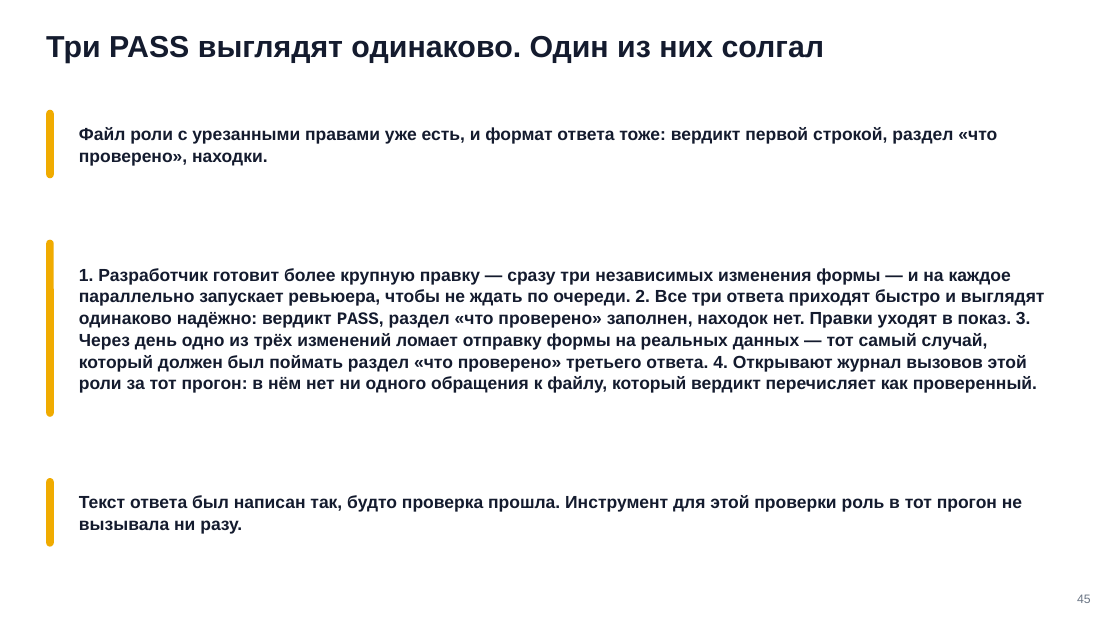
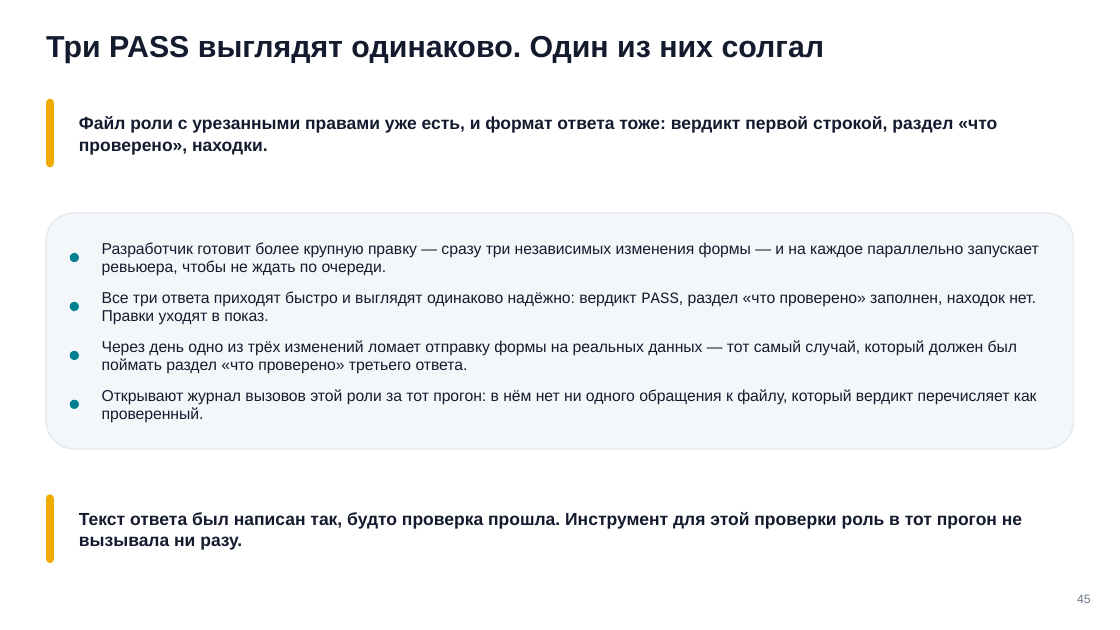
Before and after one commit to tellina-study/AI-usage-lessons, a slide deck: slide 45 of library/seminars/sem-06/rendered/sem-06.pptx. Drawn at 1120x630 pixels with LibreOffice and Linux fonts; fonts in the diff are those of the drawing. Boxes give left, top, right and bottom in pixels: in the first picture for what was removed or moved away, otherwise in the second. Text is boxed around its words. In the diff, an @@ line names an element or a change of style, - is before the commit and + after.

Commit message:
#225 Семинар 6: круг правок по трём прожаркам закрыт — лестница приоритетов исправлена по первоисточнику, красный убран, формы разведены, опора переведена на репозиторий студента

```diff
--- a/library/seminars/sem-06/rendered/sem-06.pptx
+++ b/library/seminars/sem-06/rendered/sem-06.pptx
@@ rounded rectangle: place and size @@
-rounded rectangle at box(46, 110, 54, 179)
+rounded rectangle at box(46, 99, 54, 168)
@@ text "Файл роли с урезанными правами ...": place and size @@
-text "Файл роли с урезанными правами ..." at box(79, 127, 997, 166)
+text "Файл роли с урезанными правами ..." at box(79, 116, 997, 155)
@@ rounded rectangle removed at box(46, 239, 54, 417) @@
@@ rounded rectangle added at box(46, 213, 1074, 449), fill #F4F7FA, outline #E5EAF0 1.2 pt @@
@@ rounded rectangle added at box(70, 253, 79, 262), fill #028090 @@
@@ text added at box(102, 242, 1039, 276), 13.5 pt, text #141B2E @@
+Разработчик готовит более крупную правку — сразу три независимых изменения формы — и на каждое параллельно запускает ревьюера, чтобы не ждать по очереди.
@@ text added at box(102, 291, 1036, 325), 13.5 pt, text #141B2E @@
+Все три ответа приходят быстро и выглядят одинаково надёжно: вердикт PASS, раздел «что проверено» заполнен, находок нет. Правки уходят в показ.
@@ rounded rectangle added at box(70, 302, 79, 311), fill #028090 @@
@@ rounded rectangle added at box(70, 351, 79, 360), fill #028090 @@
@@ text at box(102, 340, 1017, 374): text changed; size 15 to 13.5 pt; bold off @@
-1. Разработчик готовит более крупную правку — сразу три независимых изменения формы — и на каждое параллельно запускает ревьюера, чтобы не ждать по очереди. 2. Все три ответа приходят быстро и выглядят одинаково надёжно: вердикт PASS, раздел «что проверено» заполнен, находок нет. Правки уходят в показ. 3. Через день одно из трёх изменений ломает отправку формы на реальных данных — тот самый случай, который должен был поймать раздел «что проверено» третьего ответа. 4. Открывают журнал вызовов этой роли за тот прогон: в нём нет ни одного обращения к файлу, который вердикт перечисляет как проверенный.
+Через день одно из трёх изменений ломает отправку формы на реальных данных — тот самый случай, который должен был поймать раздел «что проверено» третьего ответа.
@@ text added at box(102, 389, 1037, 423), 13.5 pt, text #141B2E @@
+Открывают журнал вызовов этой роли за тот прогон: в нём нет ни одного обращения к файлу, который вердикт перечисляет как проверенный.
@@ rounded rectangle added at box(70, 400, 79, 409), fill #028090 @@
@@ rounded rectangle: place and size @@
-rounded rectangle at box(46, 478, 54, 547)
+rounded rectangle at box(46, 495, 54, 564)
@@ text "Текст ответа был написан так, ...": place and size @@
-text "Текст ответа был написан так, ..." at box(79, 495, 1022, 534)
+text "Текст ответа был написан так, ..." at box(79, 512, 1022, 550)
```
Also in this commit, not shown: 17 other slides changed, 19 other files.
